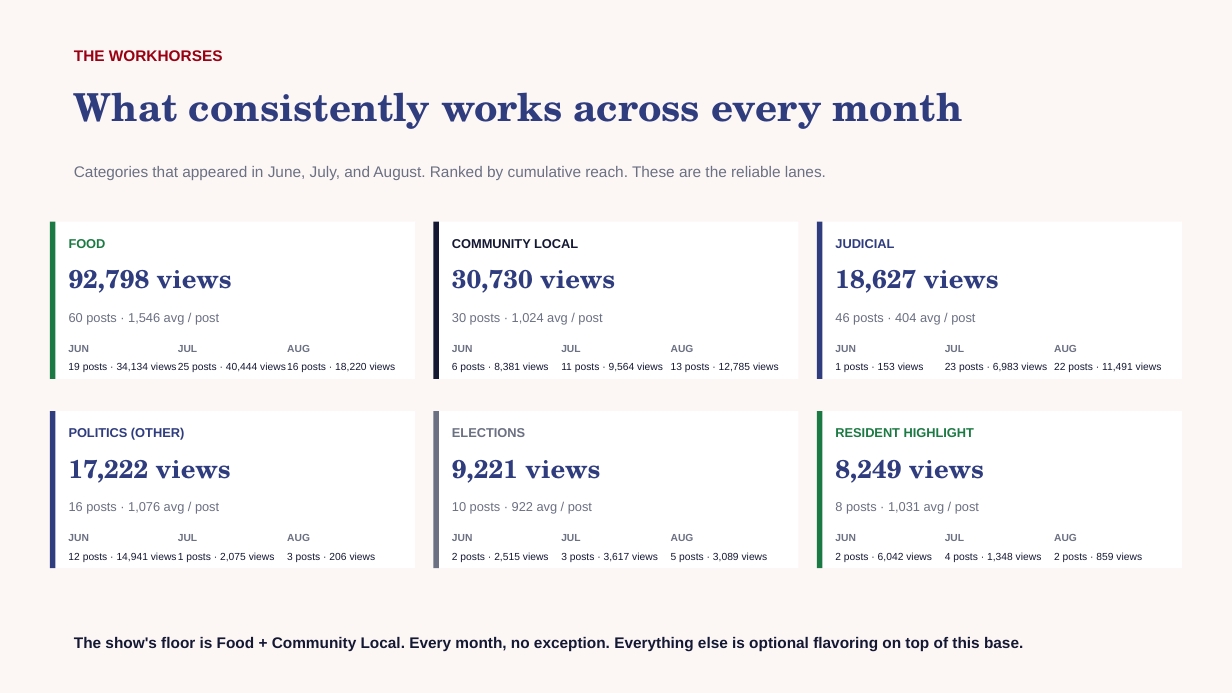
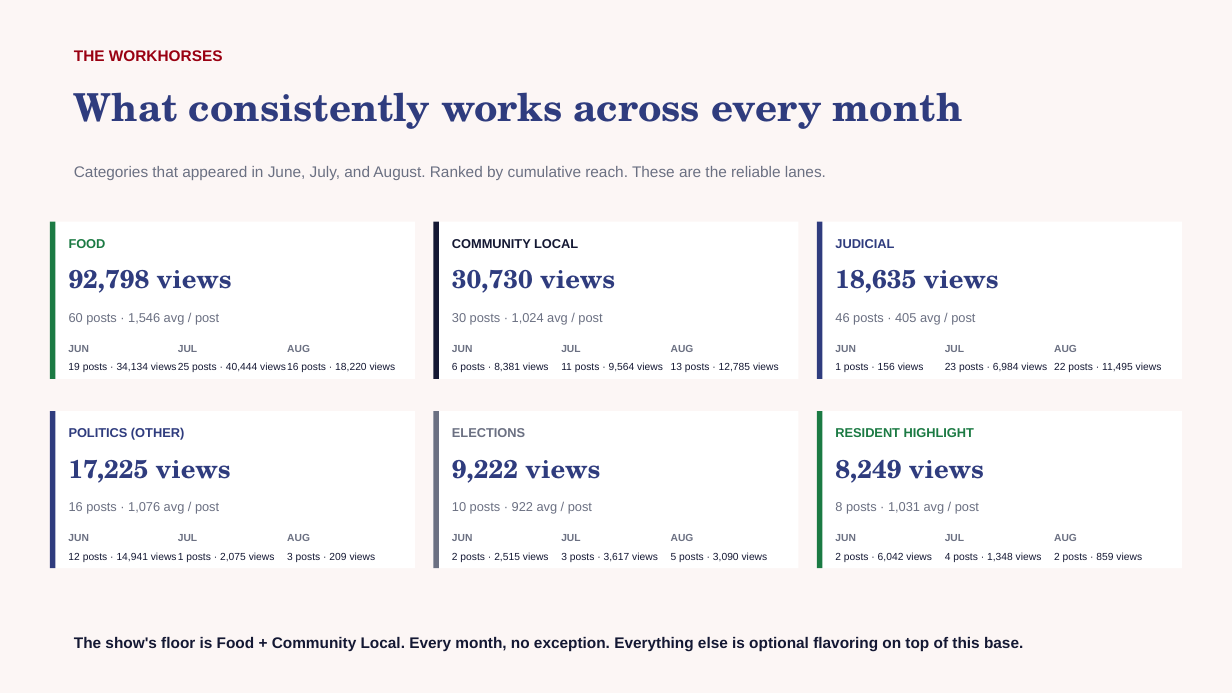
Before and after one commit to zvmmer/talking-downey-kpis, a slide deck: slide 5 of STATE_OF_THE_SHOW.pptx. Drawn at 1232x693 pixels with LibreOffice and Linux fonts; fonts in the diff are those of the drawing. Boxes give left, top, right and bottom in pixels: in the first picture for what was removed or moved away, otherwise in the second. Text is boxed around its words. In the diff, an @@ line names an element or a change of style, - is before the commit and + after.

```diff
--- a/STATE_OF_THE_SHOW.pptx
+++ b/STATE_OF_THE_SHOW.pptx
@@ text at (835,270,999,293): text changed @@
-18,627 views
+18,635 views
@@ text at (835,313,975,325): text changed @@
-46 posts · 404 avg / post
+46 posts · 405 avg / post
@@ text at (945,362,1047,372): text changed @@
-23 posts · 6,983 views
+23 posts · 6,984 views
@@ text at (1054,362,1162,372): text changed @@
-22 posts · 11,491 views
+22 posts · 11,495 views
@@ text at (69,460,231,483): text changed @@
-17,222 views
+17,225 views
@@ text at (452,460,600,483): text changed @@
-9,221 views
+9,222 views
@@ text at (287,552,376,562): text changed @@
-3 posts · 206 views
+3 posts · 209 views
@@ text at (671,552,768,562): text changed @@
-5 posts · 3,089 views
+5 posts · 3,090 views
```
Also in this commit, not shown: 4 other slides changed, 5 other files.
